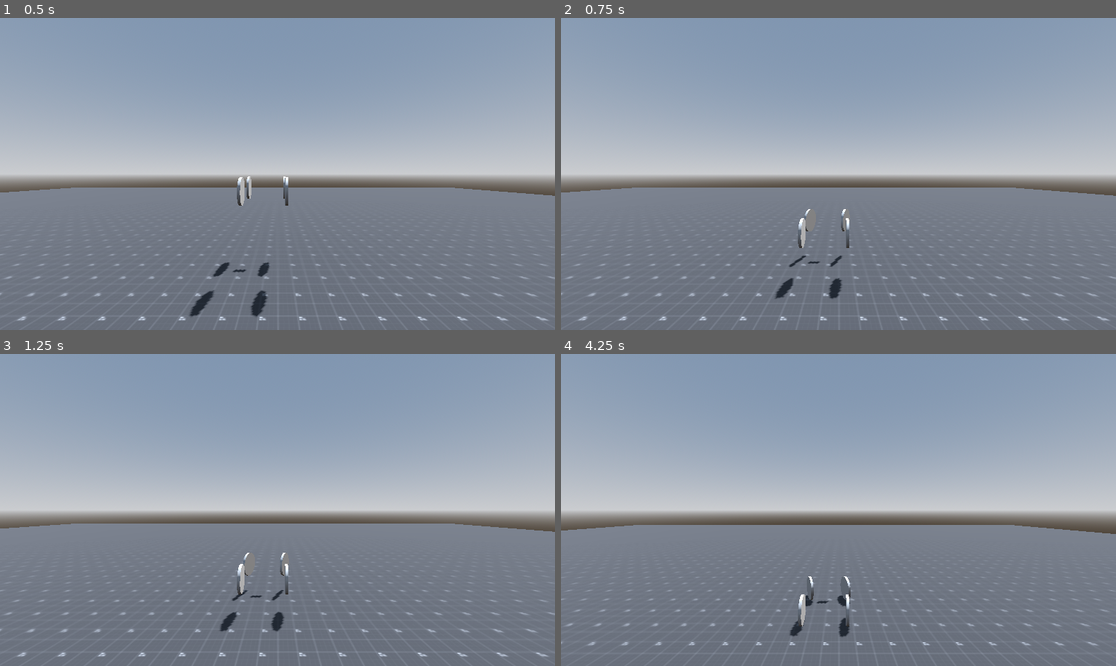
Above: before the commit, frames 1-4 (two rows, left to right).
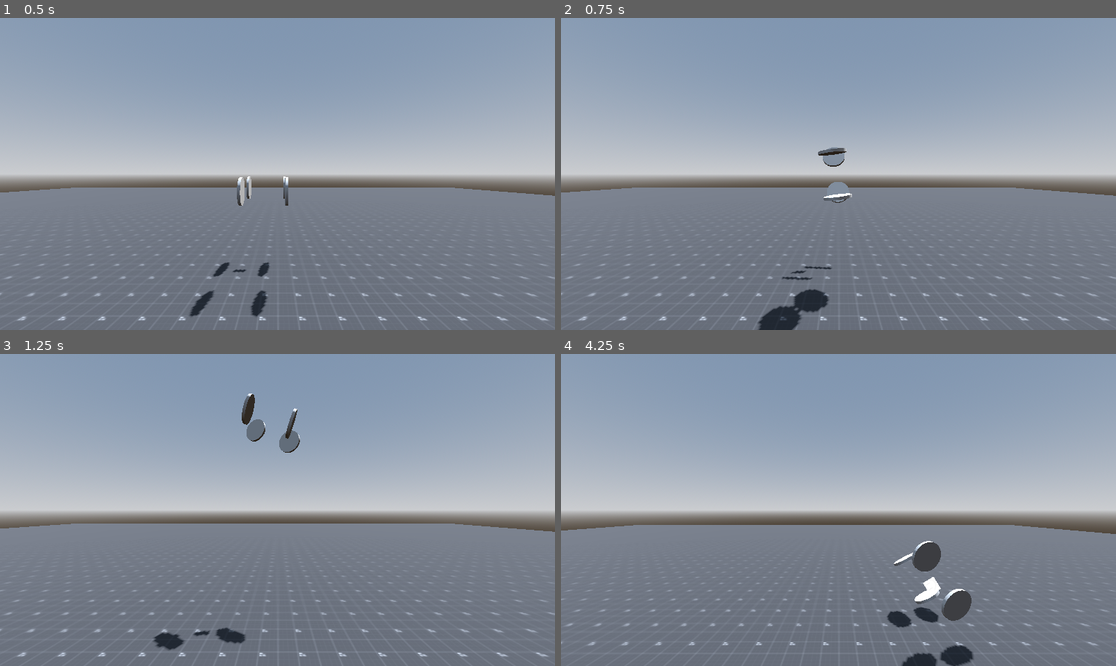
Above: after the commit, the same moments.

Repository: imetheones1/idp-mars-rover
Game: Godot game, scene res://world.tscn
Two runs of this game, one before a commit and one after it. Both use one fixed random seed, a clock stepped at 60 frames per second and the inputs below.
Inputs (mouse positions are in pixels of both pictures, inside the frame that each line leads up to):
- Up to frame 1 (0.5 s): no input
- Up to frame 2 (0.75 s): tap Enter (ui_accept) at 0.5, 0.6 s; move the mouse to (960, 158) at 0.52 s; hold Right (ui_right) from 0.53 s (still down); click (960, 158) at 0.67 s
- Up to frame 3 (1.25 s): keep holding Right (ui_right); tap Enter (ui_accept) at 0.77, 1.07 s
- Up to frame 4 (4.25 s): release Right (ui_right) at 1.25 s; drag from (727, 525) to (810, 572) at 1.27 s; move the mouse to (894, 441) at 2.02 s; hold Right (ui_right) 2.03-2.75 s; tap E at 2.1 s; tap Enter (ui_accept) at 2.3, 3.77, 3.8, 4.07 s; drag from (810, 572) to (672, 463) at 2.77 s; move the mouse to (1005, 556) at 3.52 s; hold Left (ui_left) from 3.53 s (still down); tap Alt at 3.6 s

Frame 1 is identical in both runs. In frame 2, 1.8% of the frame differs, in the area x 35-53%, y 41-100%; in frame 3, 1.5%; in frame 4, 2.3%, in the area x 41-75%, y 59-100%.

Commit message:
forward movement better

Diff:
--- a/simulation/idp-rover/rover.gd
+++ b/simulation/idp-rover/rover.gd
@@ -3,10 +3,15 @@
 @onready var wheels: Node3D = $wheels
 
 func _physics_process(delta: float) -> void:
+	var flip := Input.is_action_just_pressed("ui_accept")
 	for wheel: Wheel in wheels.get_children():
 		var force = wheel.calculate_force()
 		if force != Vector3.ZERO:
 			apply_force(force, wheel.global_position - global_position)
+		if flip:
+			apply_force(global_basis.y * 10 * sign(wheel.position.x), wheel.global_position - global_position)
+	if flip:
+		apply_force(Vector3.UP * 300,Vector3.ZERO)
 
 # Called when the node enters the scene tree for the first time.
 func _ready() -> void:
@@ -16,10 +21,8 @@
 # Called every frame. 'delta' is the elapsed time since the previous frame.
 func _process(delta: float) -> void:
 	var cur_speed = Input.get_axis("ui_down","ui_up") * 10
-	#for wheel: Wheel in wheels.get_children():
-		#wheel.cur_speed = cur_speed
-	$wheels/fl.cur_speed = cur_speed
-	$wheels/fr.cur_speed = cur_speed
-	var cur_dir = Input.get_axis("ui_right","ui_left") * 20
+	for wheel: Wheel in wheels.get_children():
+		wheel.cur_speed = cur_speed
+	var cur_dir = Input.get_axis("ui_right","ui_left") * 60
 	$wheels/fl.rotation_degrees.y = cur_dir
 	$wheels/fr.rotation_degrees.y = cur_dir
--- a/simulation/idp-rover/wheel.gd
+++ b/simulation/idp-rover/wheel.gd
@@ -46,7 +46,11 @@
 
 	var horizontal_friction_force = -global_basis.x * horizontal_speed * 0.95
 
-	return compression_force - global_basis.z * cur_speed + horizontal_friction_force
+	# forward force
+	var forward_speed = wheel_point_velocity.dot(-global_basis.z)
+	var forward_friction_force = global_basis.z * (forward_speed-cur_speed) * 0.95
+
+	return compression_force + forward_friction_force + horizontal_friction_force
 
 
 # Helper function to find 3D velocity of any global point on a RigidBody3D
